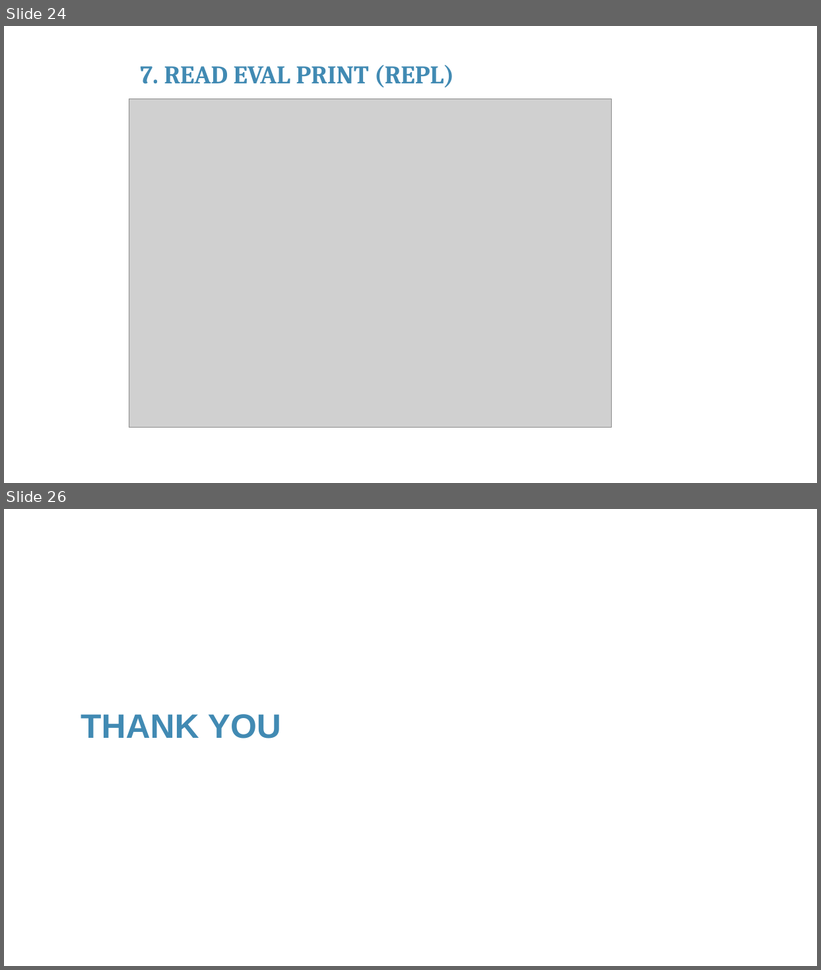
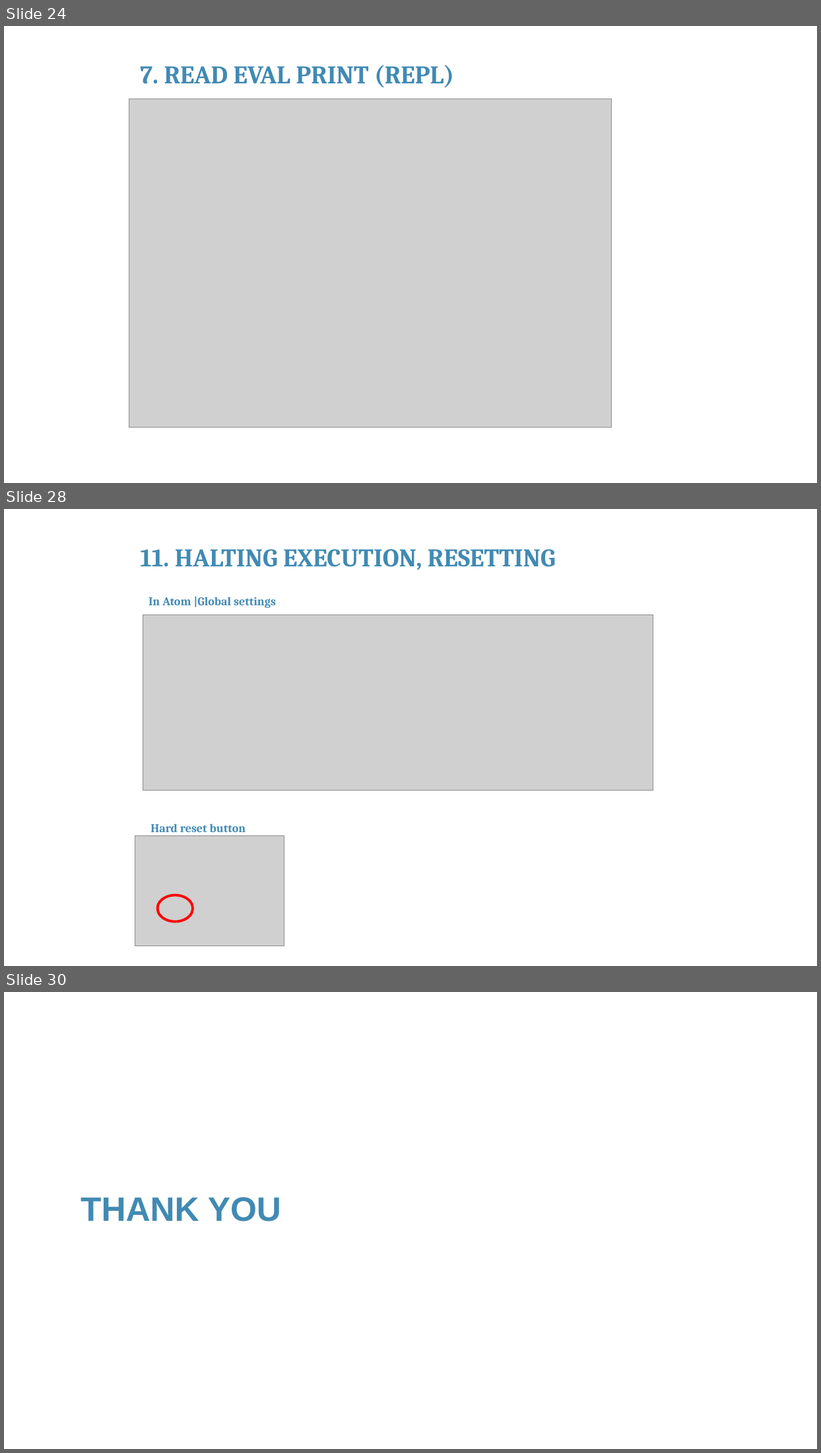
Before and after one commit to franckalbinet/iot-nbtc-itu, a slide deck: presentations/session-3-building-iot-products-programming-aspects.pptx. Shown one above the other, each under a label of ours: slides 24 and 26 before the commit, slides 24, 28 and 30 after it; the slides between them are not shown. The pictures are 821x970 and 821x1453 pixels, drawn with LibreOffice and Linux fonts; fonts in the diff are those of the drawing; grey boxes stand for pictures; background and template pictures are left out. Boxes give left, top, right and bottom in pixels: in the first picture for what was removed or moved away, otherwise in the second. Text is boxed around its words. In the diff, an @@ line names an element or a change of style, - is before the commit and + after.

```diff
--- a/presentations/session-3-building-iot-products-programming-aspects.pptx
+++ b/presentations/session-3-building-iot-products-programming-aspects.pptx
@@ slide 28 added at [4, 509, 817, 966], background #FFFFFF @@
@@ text added at [140, 549, 556, 570], 30 pt, text #418AB3, bold @@
+11. HALTING EXECUTION, RESETTING
@@ text added at [149, 596, 276, 608], 14 pt, text #418AB3, bold @@
+In Atom |Global settings
@@ picture added at [143, 615, 653, 791] @@
@@ text added at [151, 824, 246, 832], 14 pt, text #418AB3, bold @@
+Hard reset button
@@ picture added at [135, 836, 284, 947] @@
@@ ellipse added at [158, 896, 193, 922], outline #FF0000 3 pt @@
@@ what was slide 26 is now slide 30 @@
```
Also in this commit, not shown: 2 slides changed, 3 other slides added, 1 other file.
